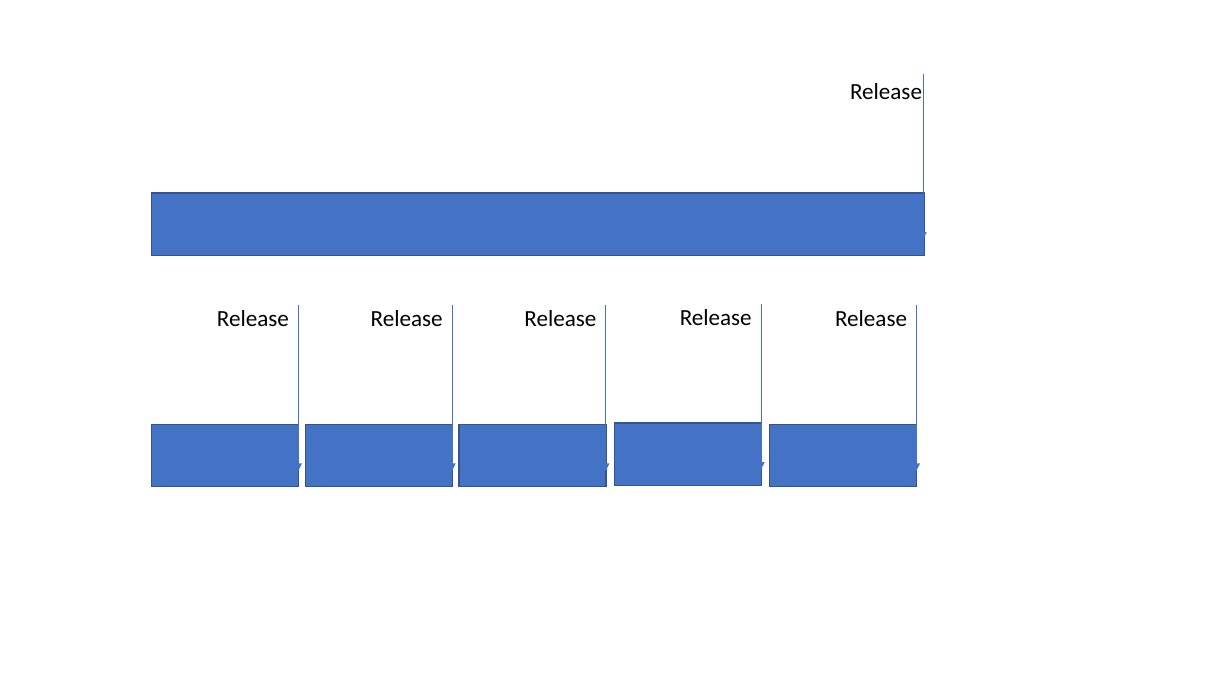
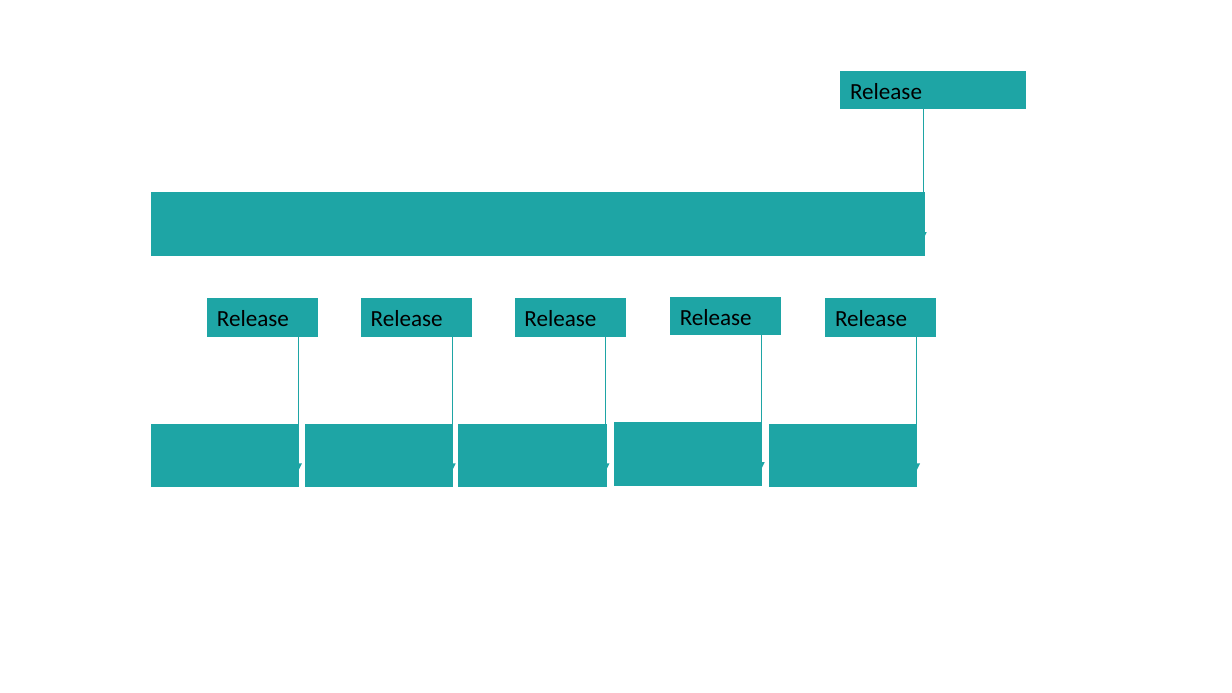
Before and after one commit to unibas-marcelluethi/software-engineering, a slide deck: slide 82 of docs/slides/drawings/graphics.pptx. Drawn at 1232x693 pixels with LibreOffice and Linux fonts; fonts in the diff are those of the drawing. Boxes give left, top, right and bottom in pixels: in the first picture for what was removed or moved away, otherwise in the second. Text is boxed around its words. In the diff, an @@ line names an element or a change of style, - is before the commit and + after.

```diff
--- a/docs/slides/drawings/graphics.pptx
+++ b/docs/slides/drawings/graphics.pptx
@@ arrow (923, 74) - (923, 240): stroke #4472C4 0.5 pt to #1EA5A5 0.5 pt @@
@@ fill #4472C4 to #1EA5A5; outline #325491 1 pt to #1EA5A5 1 pt in 6 elements at [152, 424, 299, 486], [305, 424, 452, 486], [459, 424, 606, 486], [615, 423, 762, 485], [770, 424, 917, 486], [152, 193, 925, 255] @@
@@ rectangle added at [110, 283, 1059, 504], fill #FFFFFF, outline #FFFFFF 1 pt @@
@@ 6 rectangles: place and size @@
-6 rectangles at [217, 83, 922, 326]
+6 rectangles at [208, 72, 1026, 335]
@@ fill none to #1EA5A5; outline none to #1EA5A5 0.75 pt in 6 elements at [841, 72, 1026, 109], [208, 299, 318, 335], [361, 299, 471, 335], [516, 299, 626, 335], [671, 298, 781, 335], [826, 299, 936, 335] @@
@@ arrow (299, 305) - (299, 471): stroke #4472C4 0.5 pt to #1EA5A5 0.5 pt @@
@@ arrow (452, 305) - (452, 471): stroke #4472C4 0.5 pt to #1EA5A5 0.5 pt @@
@@ arrow (605, 305) - (605, 471): stroke #4472C4 0.5 pt to #1EA5A5 0.5 pt @@
@@ arrow (762, 304) - (762, 470): stroke #4472C4 0.5 pt to #1EA5A5 0.5 pt @@
@@ arrow (917, 305) - (917, 471): stroke #4472C4 0.5 pt to #1EA5A5 0.5 pt @@
```
Also in this commit, not shown: 5 other slides changed, 13 other files.
